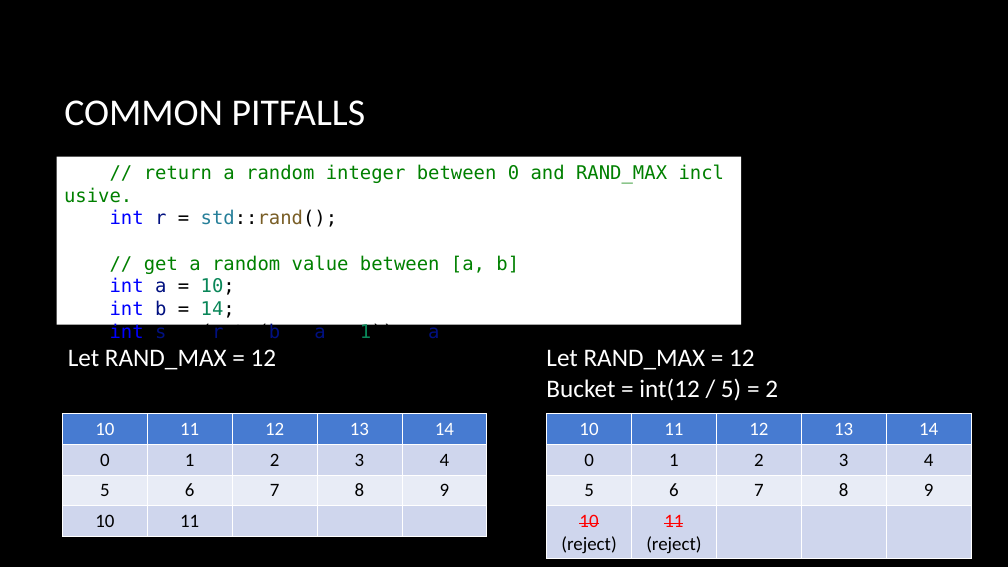
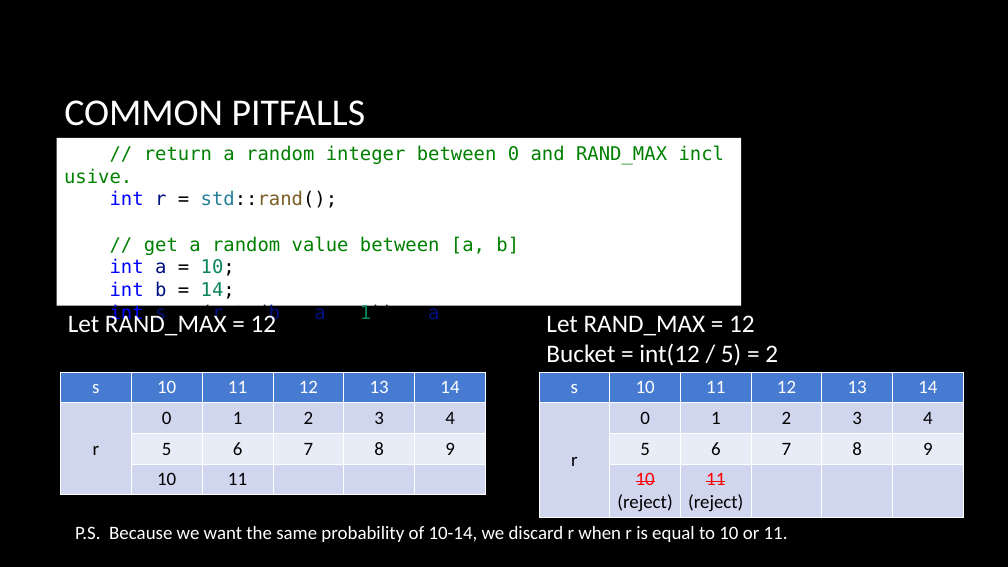
Before and after one commit to CNOCycle/cpp_tutorial, a slide deck: slide 14 of lab04-googletest/00-lab04.pptx. Drawn at 1008x567 pixels with LibreOffice and Linux fonts; fonts in the diff are those of the drawing; background and template pictures are left out. Boxes give left, top, right and bottom in pixels: in the first picture for what was removed or moved away, otherwise in the second. Text is boxed around its words. In the diff, an @@ line names an element or a change of style, - is before the commit and + after.

```diff
--- a/lab04-googletest/00-lab04.pptx
+++ b/lab04-googletest/00-lab04.pptx
@@ rectangle "// return a random integer ...": place and size @@
-rectangle "// return a random integer ..." at box(57, 157, 741, 324)
+rectangle "// return a random integer ..." at box(57, 138, 741, 306)
@@ text "Let RAND_MAX = 12" rewrapped from box(68, 349, 277, 370) to box(68, 311, 277, 336) @@
@@ text "Let RAND_MAX = 12": place and size @@
-text "Let RAND_MAX = 12" at box(546, 349, 778, 401)
+text "Let RAND_MAX = 12" at box(546, 315, 778, 366)
@@ table at box(60, 372, 487, 495) @@
+column 1: s | r |  | 
@@ table: place and size @@
-table at box(63, 414, 486, 536)
+table at box(60, 372, 487, 495)
@@ table at box(539, 372, 966, 517) @@
+column 1: s | r |  | 
@@ table: place and size @@
-table at box(547, 414, 970, 559)
+table at box(539, 372, 966, 517)
@@ text added at box(75, 526, 788, 542), 18 pt, text #FFFFFF @@
+P.S. Because we want the same probability of 10-14, we discard r when r is equal to 10 or 11.
```
Also in this commit, not shown: 2 other slides changed.
